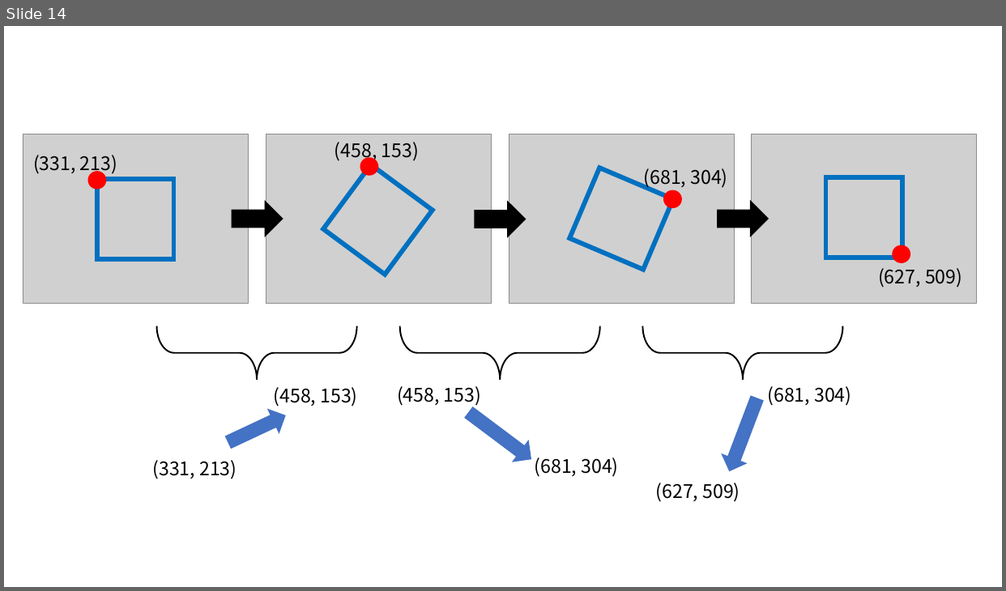
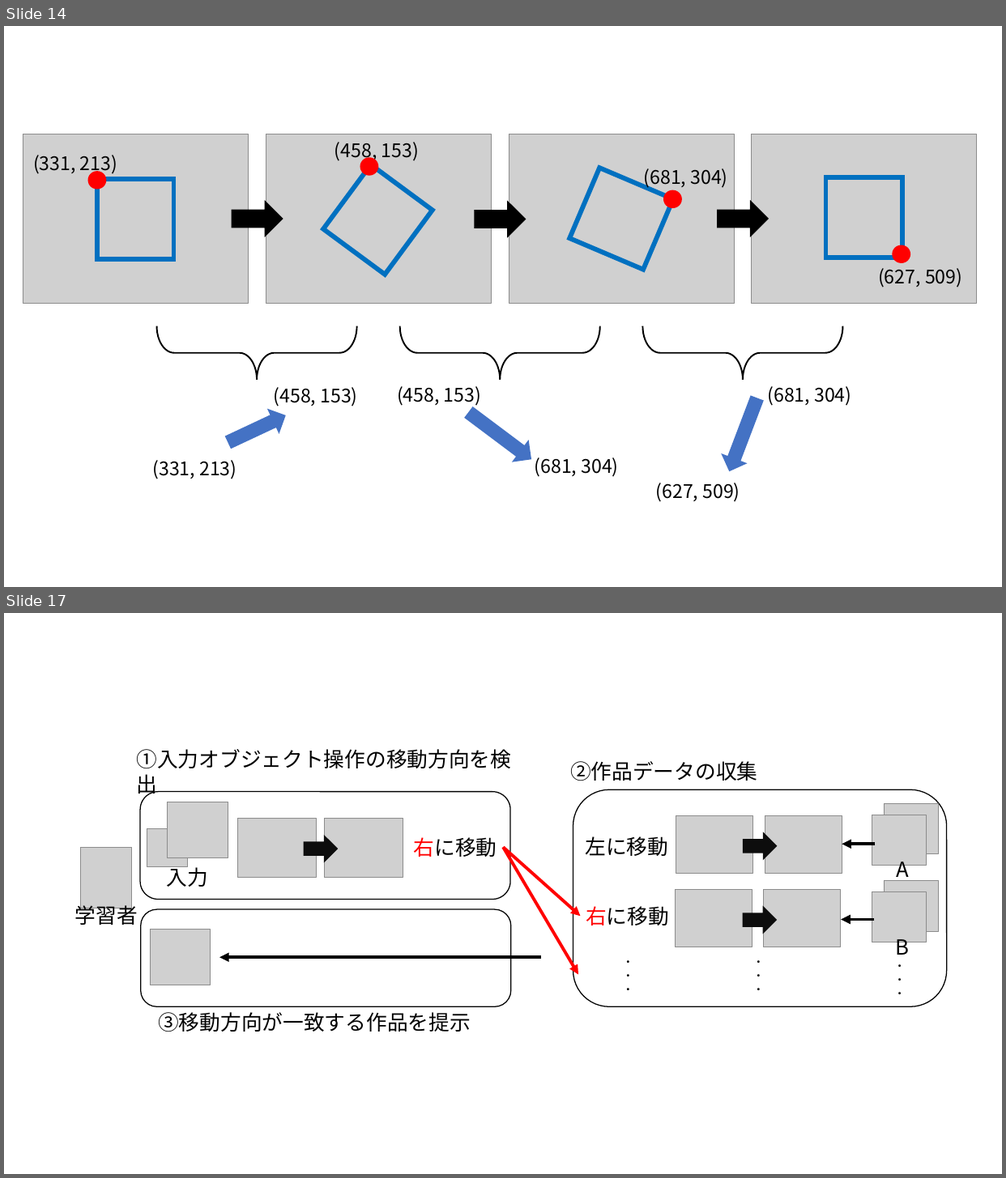
Before and after one commit to fukuchiyuki1225/Research, a slide deck: Slide/研究メモ.pptx. Shown one above the other, each under a label of ours: slide 14 before the commit, slides 14 and 17 after it; the slides between them are not shown. The pictures are 1006x591 and 1006x1178 pixels, drawn with LibreOffice and Linux fonts; fonts in the diff are those of the drawing; grey boxes stand for pictures. Boxes give left, top, right and bottom in pixels: in the first picture for what was removed or moved away, otherwise in the second. Text is boxed around its words. In the diff, an @@ line names an element or a change of style, - is before the commit and + after.

```diff
--- a/Slide/研究メモ.pptx
+++ b/Slide/研究メモ.pptx
@@ slide 17 added at [4,613,1002,1174], background #FFFFFF @@
@@ group added at [75,756,947,1033]: 14 pictures, 13 texts, 5 arrows, 3 rounded rectangles, 3 right arrows @@
+A
+B
+入力
+右に移動
+学習者
+③移動方向が一致する作品を提示
+・
+・
+・
+・
+・
+・
+右に移動
+左に移動
+・
+・
+・
+①入力オブジェクト操作の移動方向を検出
+②作品データの収集
```
Also in this commit, not shown: 2 other slides added, 2 other files.
